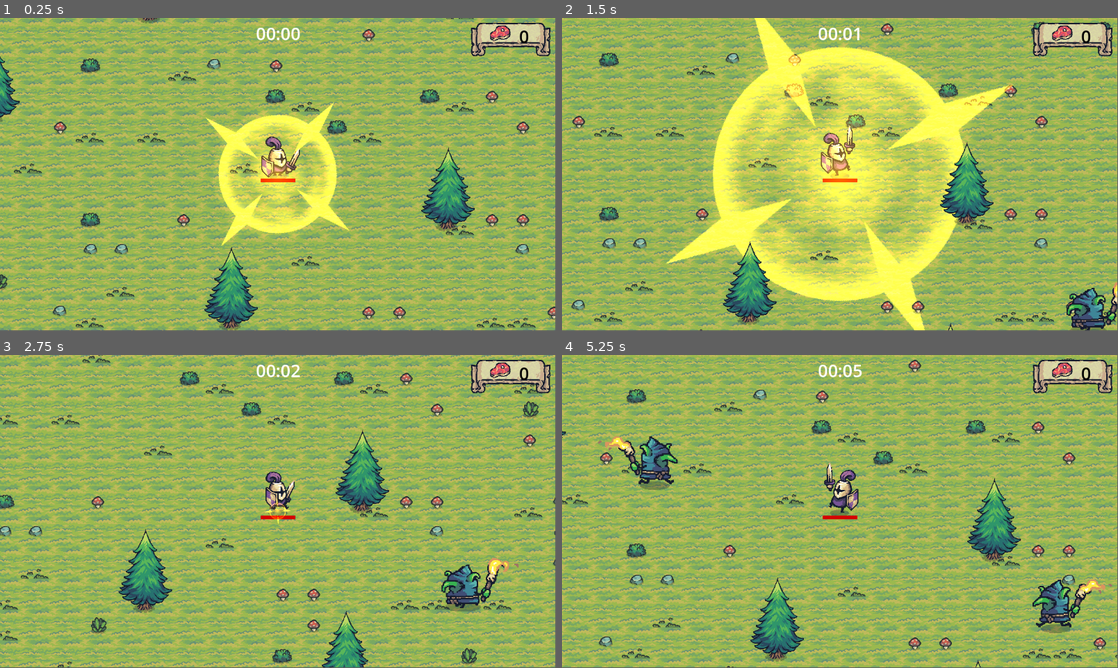
Above: before the commit, frames 1-4 (two rows, left to right).
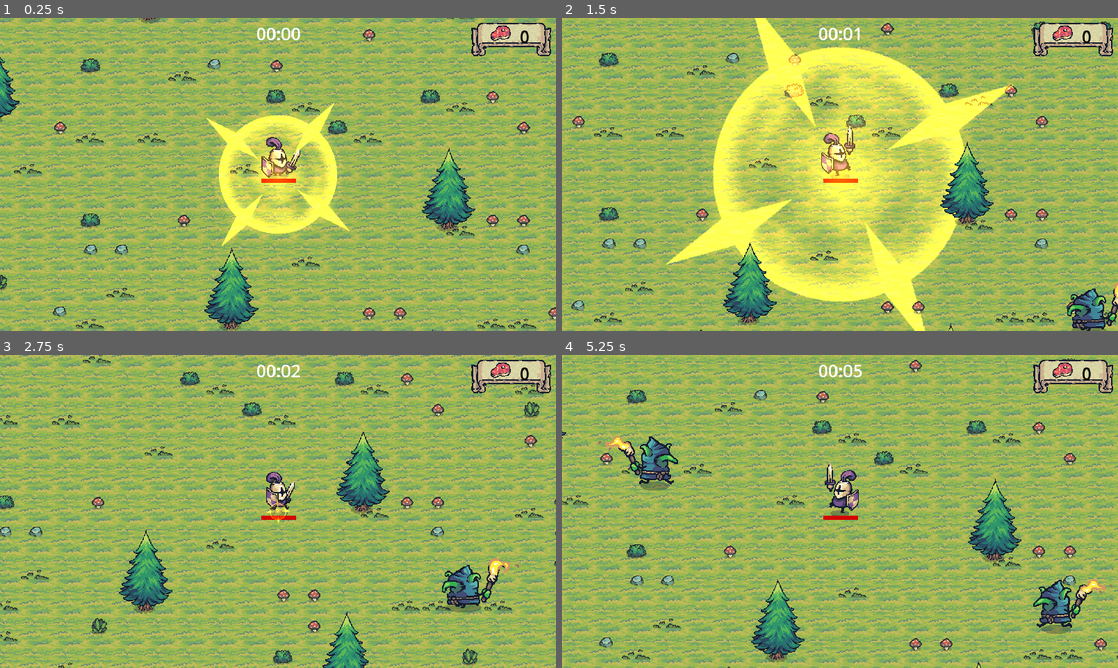
Above: after the commit, the same moments.

Repository: KarinaGante/BootcampSantander
Game: Godot game, scene res://main.tscn
The game is run twice, just before and just after one commit, with the same random seed, the same clock (stepped at 60 frames per second) and the same inputs.
Inputs (mouse positions are in pixels of both pictures, inside the frame that each line leads up to):
- Up to frame 1 (0.25 s): no input
- Up to frame 2 (1.5 s): move the mouse to (962, 158) at 0.52 s; hold D (move_right) 0.53-1.28 s; click (962, 158) at 0.6 s; move the mouse to (728, 190) at 1.27 s; hold S (move_down) from 1.28 s (still down); click (728, 190) at 1.35 s
- Up to frame 3 (2.75 s): move the mouse to (333, 442) at 2.02 s; release S (move_down) at 2.03 s; hold D (move_right) from 2.03 s (still down); click (333, 442) at 2.1 s
- Up to frame 4 (5.25 s): move the mouse to (812, 574) at 2.77 s; release D (move_right) at 2.78 s; hold W (move_up) 2.78-3.53 s; click (812, 574) at 2.85 s; move the mouse to (1006, 558) at 3.52 s; hold A (move_left) 3.53-5.03 s; click (1006, 558) at 3.6 s; move the mouse to (673, 464) at 4.27 s; click (673, 464) at 4.35 s; move the mouse to (867, 511) at 5.02 s; hold S (move_down) from 5.03 s (still down); click (867, 511) at 5.1 s
In our replay, the window is 799x449 before the commit and 800x450 after it. These sizes can differ from the game's own. Grey fills any space a smaller window leaves; there, only what the larger window draws over its background counts as a difference.

The runs differ from the first frame. In frame 1, 20% of the frame differs, in the area x 0-100%, y 0-100%; in frame 2, 12%; in frame 3, 29%; in frame 4, 28%.

Commit message:
web export / renomeando o jogo

Diff:
--- a/Game Design com Godot/Tiny Swords/project.godot
+++ b/Game Design com Godot/Tiny Swords/project.godot
@@ -10,7 +10,7 @@
 
 [application]
 
-config/name="Tiny Swords"
+config/name="Fearless Knight"
 run/main_scene="res://main.tscn"
 config/features=PackedStringArray("4.2", "Forward Plus")
 config/icon="res://icon.svg"
@@ -18,6 +18,10 @@
 [autoload]
 
 GameManager="*res://gameManager.gd"
+
+[display]
+
+window/stretch/mode="canvas_items"
 
 [input]
 
Not shown, added: Game Design com Godot/Tiny Swords/export_presets.cfg
Not shown, added: Game Design com Godot/Tiny Swords/exports/web/index.apple-touch-icon.png.import
Not shown, added: Game Design com Godot/Tiny Swords/exports/web/index.icon.png.import
Not shown, added: Game Design com Godot/Tiny Swords/exports/web/index.png.import
Not shown, added: Game Design com Godot/Tiny Swords/exports/web/index.apple-touch-icon.png
Not shown, added: Game Design com Godot/Tiny Swords/exports/web/index.audio.worklet.js
Not shown, added: Game Design com Godot/Tiny Swords/exports/web/index.html
Not shown, added: Game Design com Godot/Tiny Swords/exports/web/index.icon.png
Not shown, added: Game Design com Godot/Tiny Swords/exports/web/index.js
Not shown, added: Game Design com Godot/Tiny Swords/exports/web/index.pck
Not shown, added: Game Design com Godot/Tiny Swords/exports/web/index.png
Not shown, added: Game Design com Godot/Tiny Swords/exports/web/index.wasm
(and 1 more such lines)
